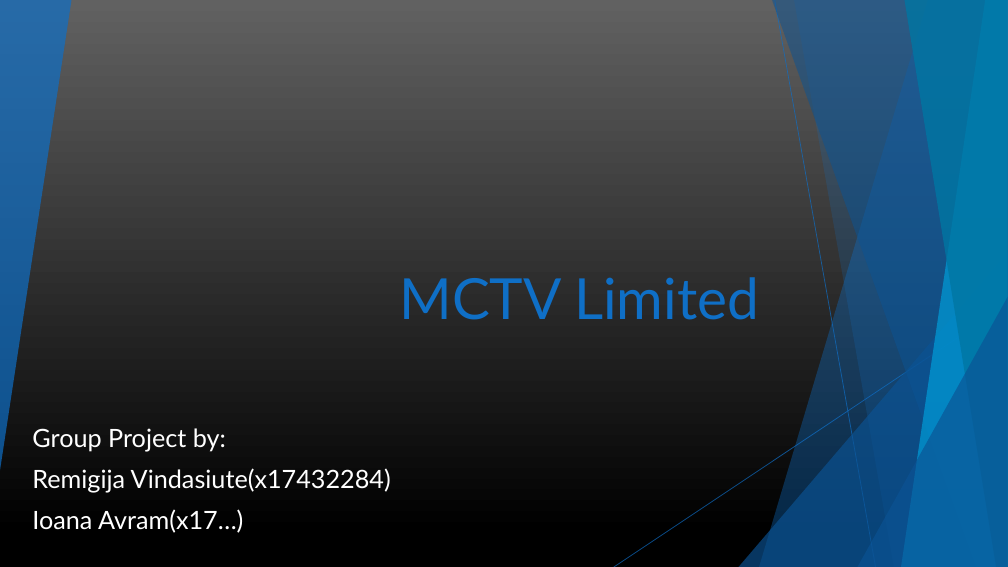
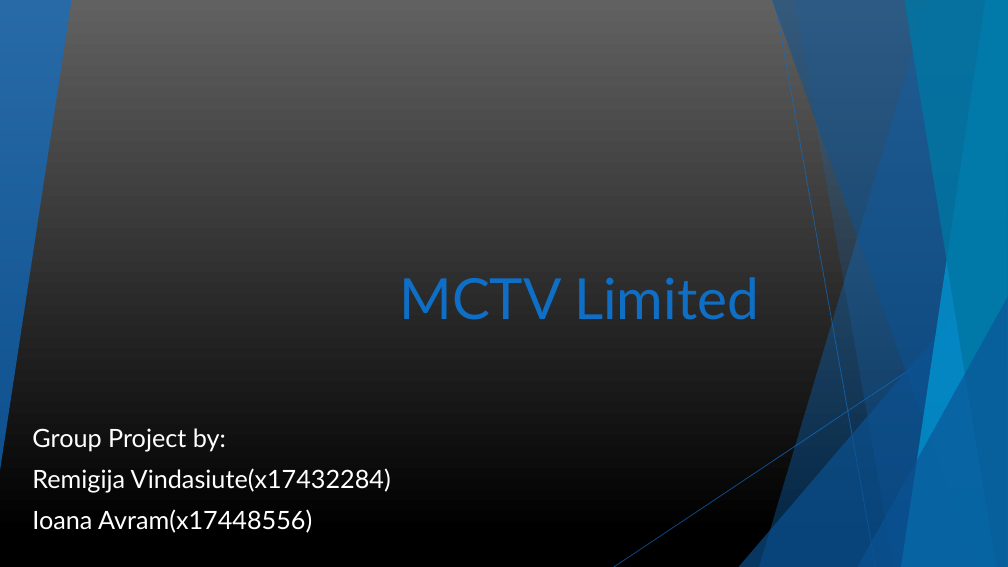
Before and after one commit to RemIgiYa/Project, a slide deck: slide 1 of MCTV Limited presentation.pptx. Drawn at 1008x567 pixels with LibreOffice and Linux fonts; fonts in the diff are those of the drawing. Boxes give left, top, right and bottom in pixels: in the first picture for what was removed or moved away, otherwise in the second. Text is boxed around its words. In the diff, an @@ line names an element or a change of style, - is before the commit and + after.

```diff
--- a/MCTV Limited presentation.pptx
+++ b/MCTV Limited presentation.pptx
@@ subtitle at box(32, 509, 312, 533): text changed @@
-Ioana Avram(x17…)
+Ioana Avram(x17448556)
```
Also in this commit, not shown: 1 other slide changed, 8 slides added, 1 slide removed.
